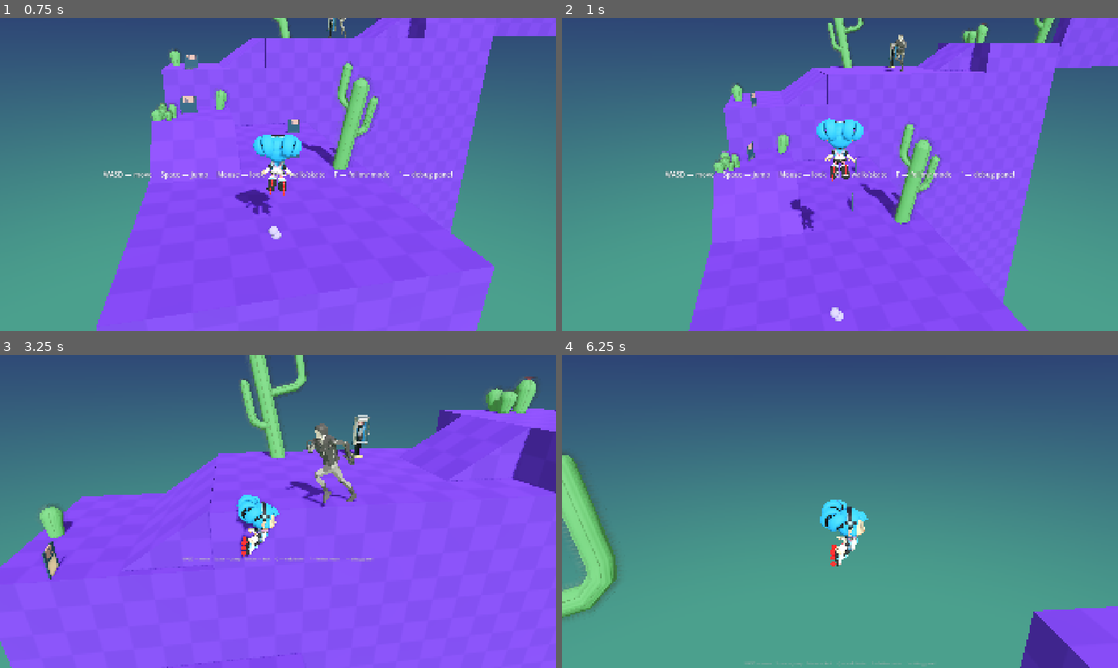
Above: before the commit, frames 1-4 (two rows, left to right).
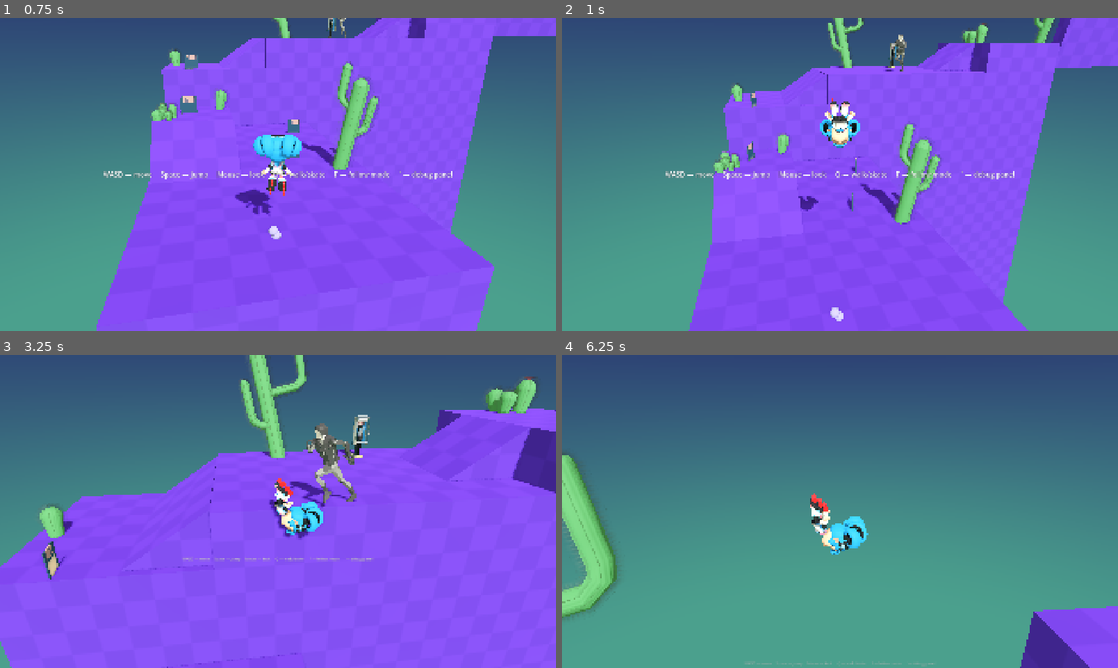
Above: after the commit, the same moments.

Repository: rhelsing/hack_the_planet
Game: Godot game, scene res://game.tscn
The game is run twice, just before and just after one commit, with the same random seed, the same clock (stepped at 60 frames per second) and the same inputs.
Inputs (mouse positions are in pixels of both pictures, inside the frame that each line leads up to):
- Up to frame 1 (0.75 s): tap Enter at 0.5 s; move the mouse to (305, 174) at 0.52 s; hold W (move_up) from 0.53 s (still down); tap Space (jump) at 0.6 s
- Up to frame 2 (1 s): keep holding W (move_up); tap Space (jump) at 0.77 s
- Up to frame 3 (3.25 s): keep holding W (move_up); tap Space (jump) at 1.07, 1.52, 1.55, 1.82, 2.3, 3.02, 3.05 s; move the mouse to (250, 511) at 1.27 s; tap J (attack) at 1.35 s; move the mouse to (289, 505) at 2.02 s; press the mouse at (289, 505) at 2.03 s; move the mouse to (272, 517) at 2.77 s; release the mouse at (272, 517) at 2.78 s; tap F (toggle_follow_mode) at 2.85 s
- Up to frame 4 (6.25 s): tap Space (jump) at 3.32, 3.77, 3.8, 4.07, 4.35, 4.52, 4.82, 5.3, 6.02, 6.05 s; move the mouse to (878, 514) at 3.52 s; hold Q (toggle_skate) 3.53-4.28 s; move the mouse to (795, 508) at 4.27 s; move the mouse to (845, 511) at 5.02 s; hold J (attack) 5.03-5.78 s; move the mouse to (817, 505) at 5.77 s; release W (move_up) at 5.78 s; hold D (move_right) from 5.78 s (still down); click (817, 505) at 5.85 s

Frame 1 is identical in both runs. In frame 2, 1.3% of the frame differs, in the area x 41-55%, y 25-97%; in frame 3, 1.8%, in the area x 42-59%, y 39-65%; in frame 4, 1.3%.

Commit message:
front flip

Diff:
--- a/lesson_reference/player_3d_template.gd
+++ b/lesson_reference/player_3d_template.gd
@@ -118,6 +118,10 @@
 var _grind_snap_t := 1.0
 var _grind_start_pos := Vector3.ZERO
 var _air_jump_available := false
+var _flip_timer := 0.0
+var _flip_duration := 0.55
+var _flip_axis := Vector3.RIGHT
+var _yaw_state := 0.0
 var _attack_timer := 0.0
 var _attack_duration := 0.3
 var _attack_active_timer := 0.0
@@ -395,7 +399,8 @@
 	if profile.face_velocity and h_vel.length() > 0.5:
 		face_target = h_vel.normalized()
 	var target_angle := Vector3.BACK.signed_angle_to(face_target, Vector3.UP)
-	var new_yaw: float = lerp_angle(_skin.rotation.y, target_angle, profile.rotation_speed * delta)
+	var new_yaw: float = lerp_angle(_yaw_state, target_angle, profile.rotation_speed * delta)
+	_yaw_state = new_yaw
 
 	# Body lean: forward tilt scales with speed; side roll scales with
 	# angular turn rate × speed (centripetal force feel).
@@ -456,6 +461,19 @@
 	origin_offset.y -= tilt_magnitude * profile.tilt_height_drop
 	_skin.transform = Transform3D(full_basis, origin_offset)
 
+	# Double-jump front flip: spin 360° around a horizontal axis snapshotted
+	# at jump time, pivoting at body center.
+	if _flip_timer > 0.0:
+		_flip_timer = maxf(0.0, _flip_timer - delta)
+		var progress: float = 1.0 - (_flip_timer / _flip_duration)
+		var flip_angle: float = progress * TAU
+		var flip_rot := Basis(_flip_axis, flip_angle)
+		var flip_pivot := Vector3(0, 0.9, 0)
+		var t: Transform3D = _skin.transform
+		var new_basis: Basis = flip_rot * t.basis
+		var new_origin: Vector3 = flip_pivot + flip_rot * (t.origin - flip_pivot)
+		_skin.transform = Transform3D(new_basis, new_origin)
+
 	# Horizontal movement.
 	var y_velocity := velocity.y
 	var on_floor := is_on_floor()
@@ -501,6 +519,8 @@
 		velocity.y = profile.jump_impulse
 		_jump_sound.play()
 		_air_jump_available = false
+		_flip_axis = (Basis(Vector3.UP, new_yaw) * Vector3.RIGHT).normalized()
+		_flip_timer = _flip_duration
 
 	if not _wall_ride_active:
 		if is_just_jumping or is_air_jumping:
